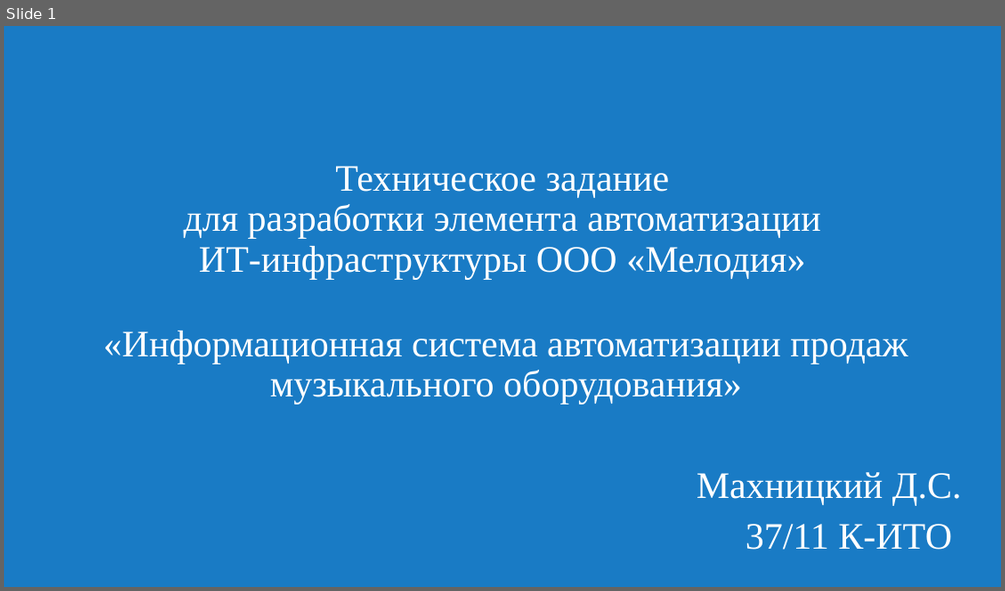
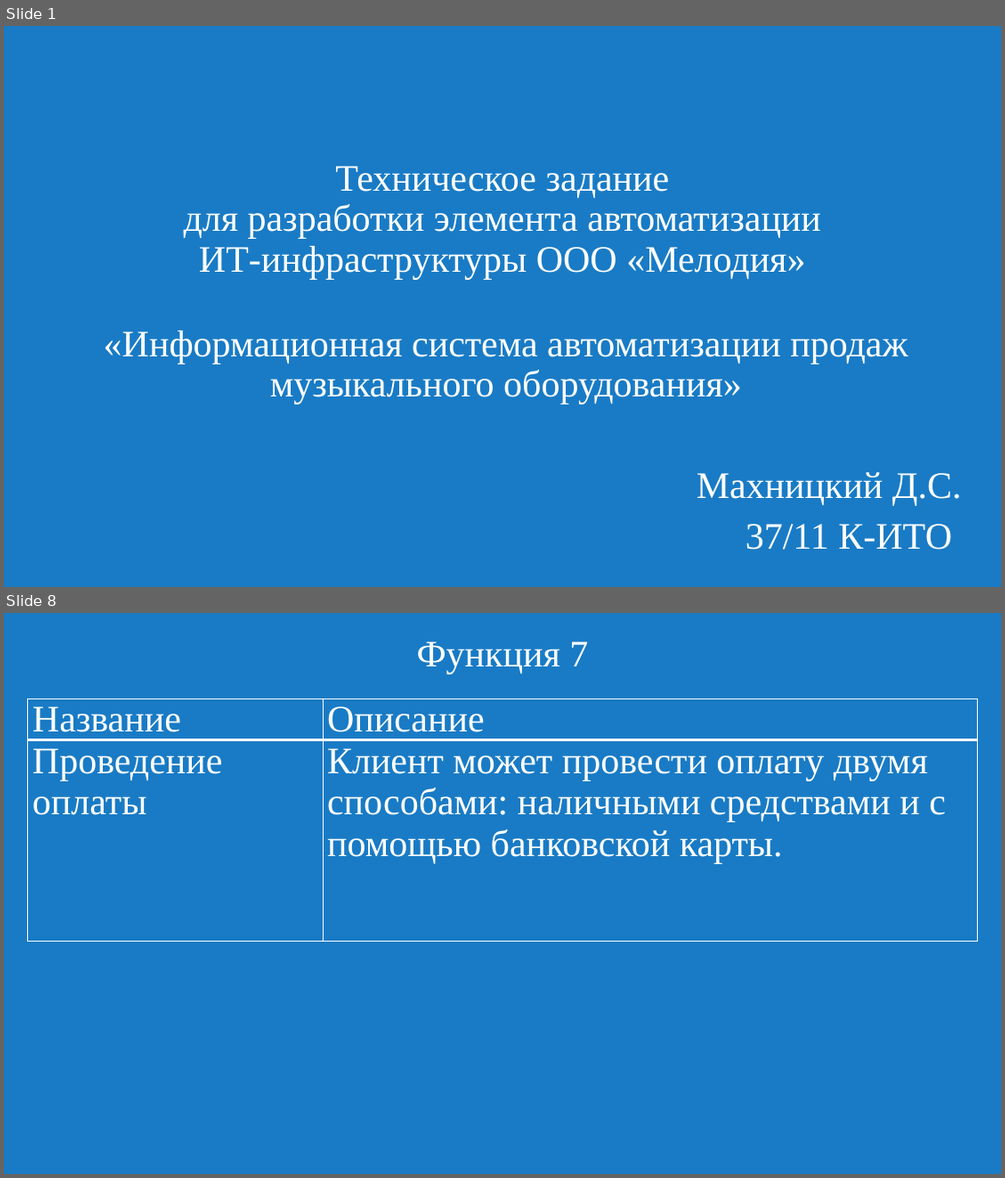
Before and after one commit to Slowpool/diploma-musical-shop-, a slide deck: OuterData/presentation.pptx. Shown one above the other, each under a label of ours: slide 1 before the commit, slides 1 and 8 after it; the slides between them are not shown. The pictures are 1005x591 and 1005x1178 pixels, drawn with LibreOffice and Linux fonts; fonts in the diff are those of the drawing. Boxes give left, top, right and bottom in pixels: in the first picture for what was removed or moved away, otherwise in the second. Text is boxed around its words. In the diff, an @@ line names an element or a change of style, - is before the commit and + after.

```diff
--- a/OuterData/presentation.pptx
+++ b/OuterData/presentation.pptx
@@ slide 8 added at [4,613,1001,1174], background #197BC5 @@
@@ title added at [417,641,588,674], 36 pt, text #FFFFFF @@
+Функция 7
@@ table added at [28,699,977,944], 2 rows, 2 columns @@
+Название | Описание
+Проведение оплаты | Клиент может провести оплату двумя способами: наличными средствами и с помощью банковской карты.
```
Also in this commit, not shown: 1 slide changed, 12 other slides added, 11 slides removed, 1 other file.
